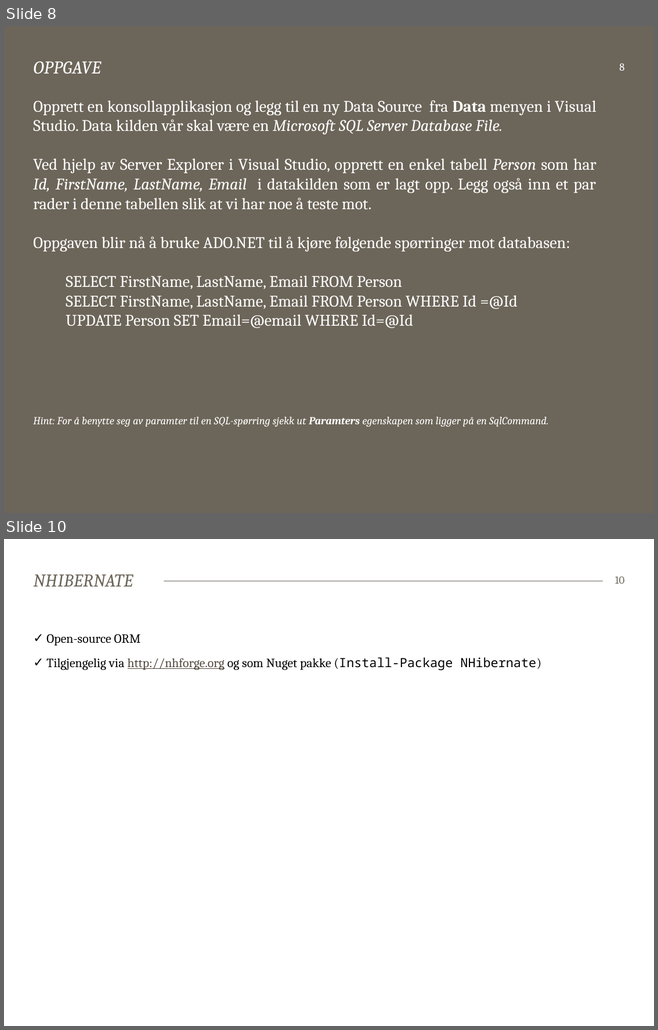
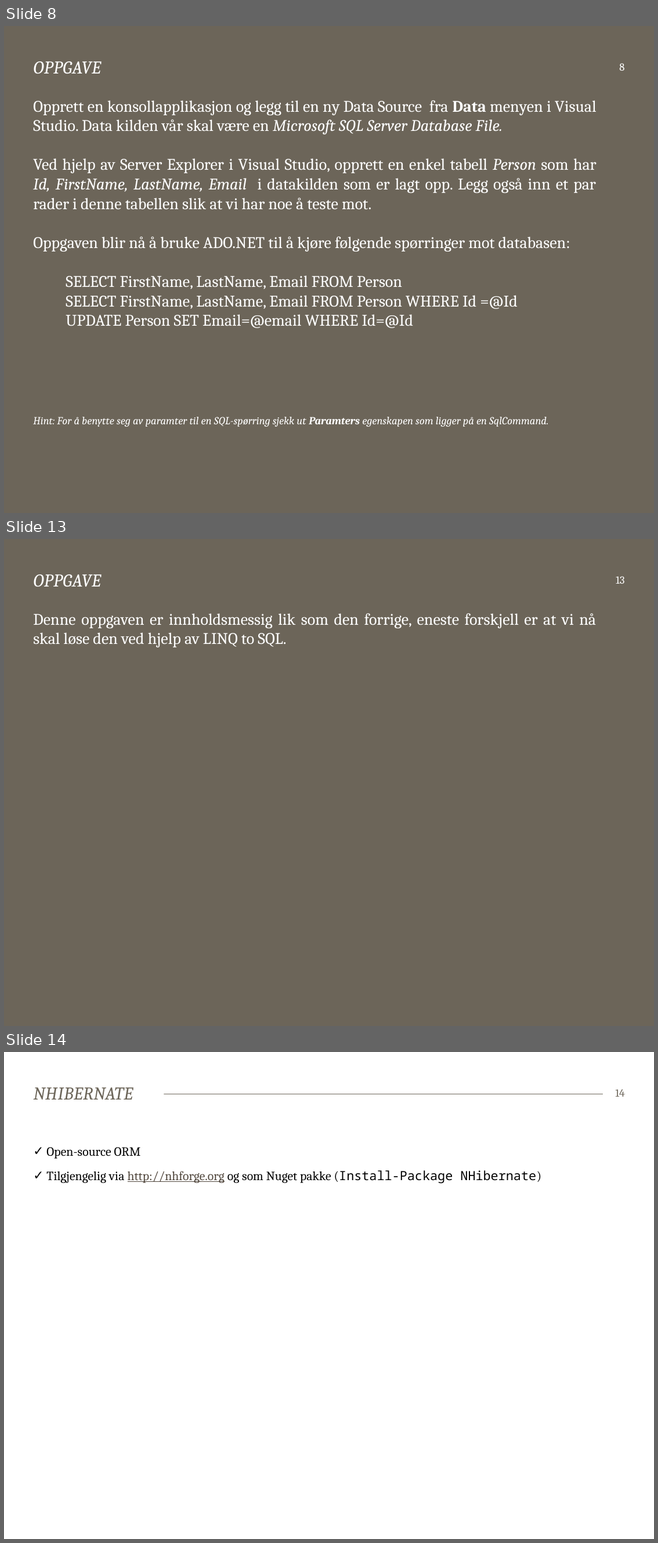
Before and after one commit to bekk/dotnetkurs, a slide deck: persistingData/persistingData.pptx. Shown one above the other, each under a label of ours: slides 8 and 10 before the commit, slides 8, 13 and 14 after it; the slides between them are not shown. The pictures are 658x1030 and 658x1543 pixels, drawn with LibreOffice and Linux fonts; fonts in the diff are those of the drawing. Boxes give left, top, right and bottom in pixels: in the first picture for what was removed or moved away, otherwise in the second. Text is boxed around its words. In the diff, an @@ line names an element or a change of style, - is before the commit and + after.

```diff
--- a/persistingData/persistingData.pptx
+++ b/persistingData/persistingData.pptx
@@ slide 13 added at bbox=[4, 539, 654, 1026], background #6C6559; not listed: 1 template element that a slide beside it also shows @@
@@ title added at bbox=[34, 574, 101, 587], 20 pt, text #FFFFFF, italic @@
+OPPGAVE
@@ page number added at bbox=[615, 576, 624, 584], 12 pt, text #FFFFFF @@
+13
@@ text added at bbox=[33, 613, 596, 647], 18 pt, text #FFFFFF @@
+Denne oppgaven er innholdsmessig lik som den forrige, eneste forskjell er at vi nå skal løse den ved hjelp av LINQ to SQL.
@@ what was slide 10 is now slide 14 @@
@@ page number at bbox=[615, 1089, 624, 1097]: text changed @@
-10
+14
```
Also in this commit, not shown: 4 slides changed, 3 other slides added, 2 slides removed, 16 other files.
